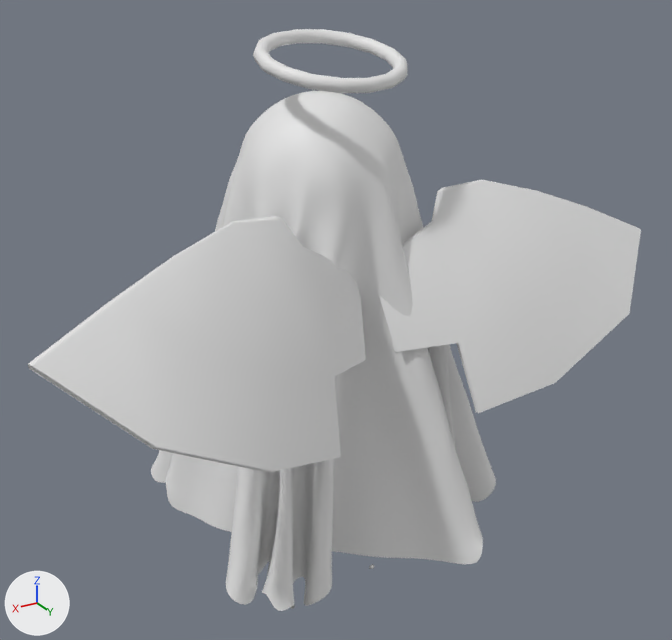
Two versions of the FBX model Assets/Models/Ghosts/GhostAngel.fbx, one commit apart.
The view is the same before and after, from a 50 mm camera at (1.311, 2.267, 1.891) aimed at (-0.009, 0.068, 0.791). Arrows for +X, +Y and +Z are at lower left; the lights stay in place. The picture after the commit comes second. Materials are left out; every surface is plain grey. Where no turn or scale is listed for an object, it has been applied to the vertices.

Objects in the first picture: 'chi_01 - Default_0'.
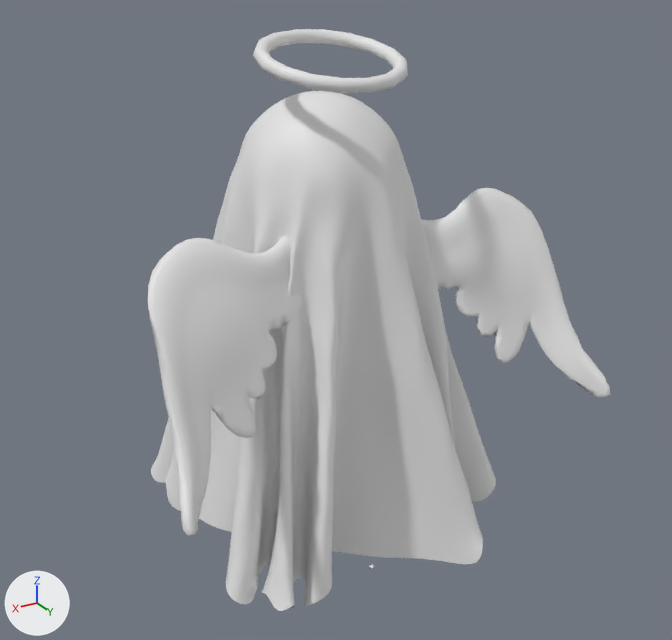
The change, as a list of edits to the scene's bpy script:
```text
Change me_chi_01___default_0_001:
    used by ob_chi_01___default_0; location = (0.0, 0.0, 0.0)
    remove me_chi_01___default_0_001.from_pydata(...)  # 13539 vertices, 13340 faces; spans x -0.94..0.94, y -0.48..0.55, z 0.06..1.61
    add me_chi_01___default_0_001.from_pydata(...)  # 15111 vertices, 15276 faces; spans x -0.69..0.69, y -0.48..0.56, z 0.06..1.61
    me_chi_01___default_0_001 part 1: the loose piece of 50 vertices spanning x 0.01..0.94, y 0.18..0.55, z 0.6..1.21 is rebuilt with 836 vertices and now spans x 0.15..0.69, y 0.11..0.56, z 0.56..1.15
    me_chi_01___default_0_001 part 2: a new loose piece of 836 vertices spanning x -0.69..-0.15, y 0.11..0.56, z 0.56..1.15
    me_chi_01___default_0_001 part 3
    50 vertices are removed from x -0.94..-0.01, y 0.18..0.55, z 0.6..1.21
    96 faces are deleted
    4 new faces join them
```

Pixel boxes [x1, y1, x2, y2] of what changed, in the pictures (672 x 640 px):
'chi_01 - Default_0', reshaped
    before: [28, 29, 641, 611]
    after: [148, 29, 610, 611]
part 1 of me_chi_01___default_0_001, rebuilt (54% narrower, 18% taller)
    before: [28, 216, 366, 472]
    after: [148, 235, 302, 536]
part 2 of me_chi_01___default_0_001, added
    after: [421, 188, 610, 399]
part 3 of me_chi_01___default_0_001, cut back
    before: [379, 179, 641, 413]
    after: [388, 341, 403, 358]
